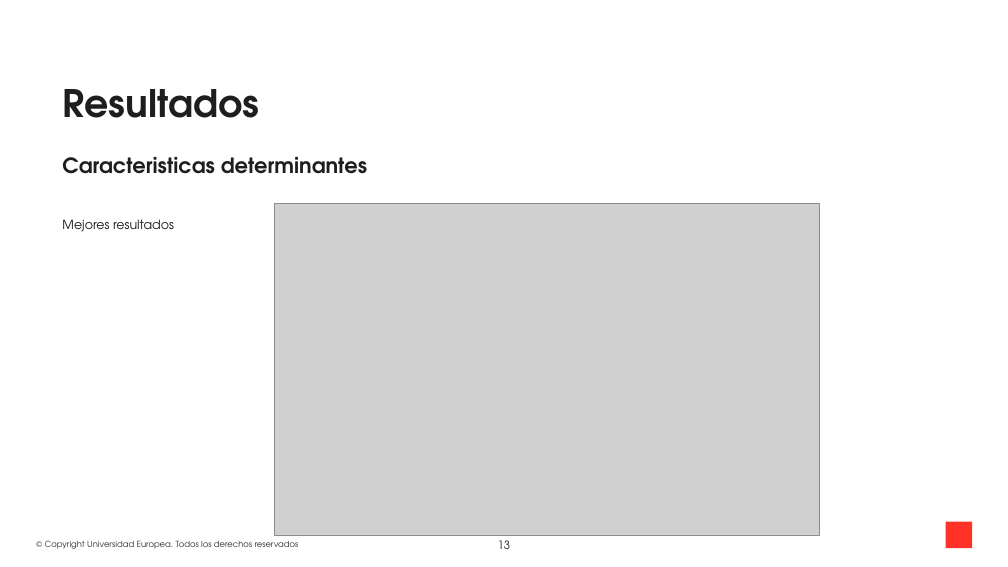
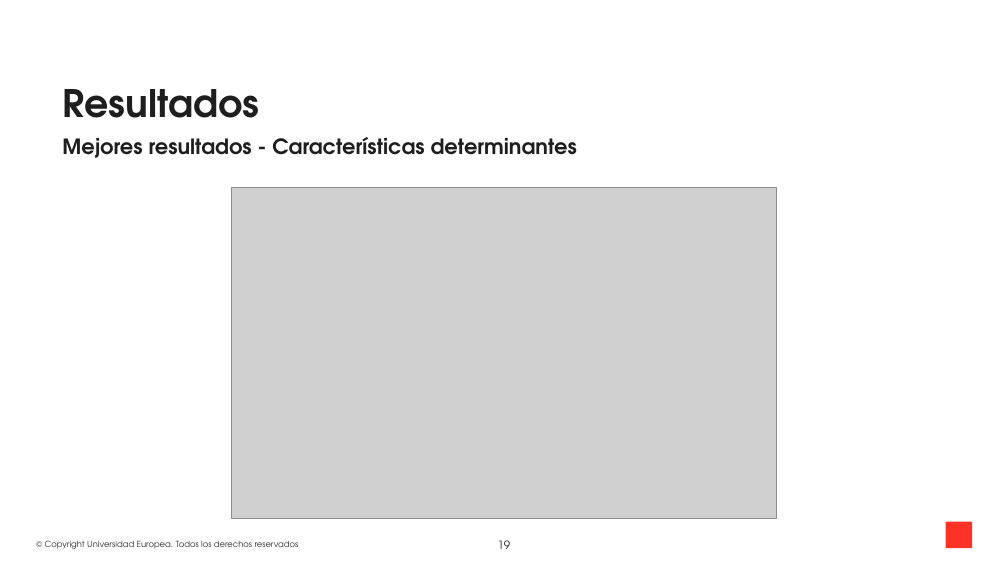
Before and after one commit to gerardmarturia/Sintetic-data-GMN, a slide deck: slide 19 of Presentacion/Presentacion TFM GMN.pptx (slide 13 before the commit). Drawn at 1008x567 pixels with LibreOffice and Linux fonts; fonts in the diff are those of the drawing; grey boxes stand for pictures; background and template pictures are left out. Boxes give left, top, right and bottom in pixels: in the first picture for what was removed or moved away, otherwise in the second. Text is boxed around its words. In the diff, an @@ line names an element or a change of style, - is before the commit and + after.

```diff
--- a/Presentacion/Presentacion TFM GMN.pptx
+++ b/Presentacion/Presentacion TFM GMN.pptx
@@ text at (62, 137, 577, 158): text changed @@
-Caracteristicas determinantes
+Mejores resultados - Características determinantes
@@ picture: place and size @@
-picture at (275, 203, 819, 535)
+picture at (232, 187, 776, 518)
@@ text removed at (62, 219, 174, 232) @@
-Mejores resultados
@@ page number at (498, 540, 511, 549): text changed @@
-13
+19
```
Also in this commit, not shown: 17 other slides changed, 7 slides added, 36 slides removed.
